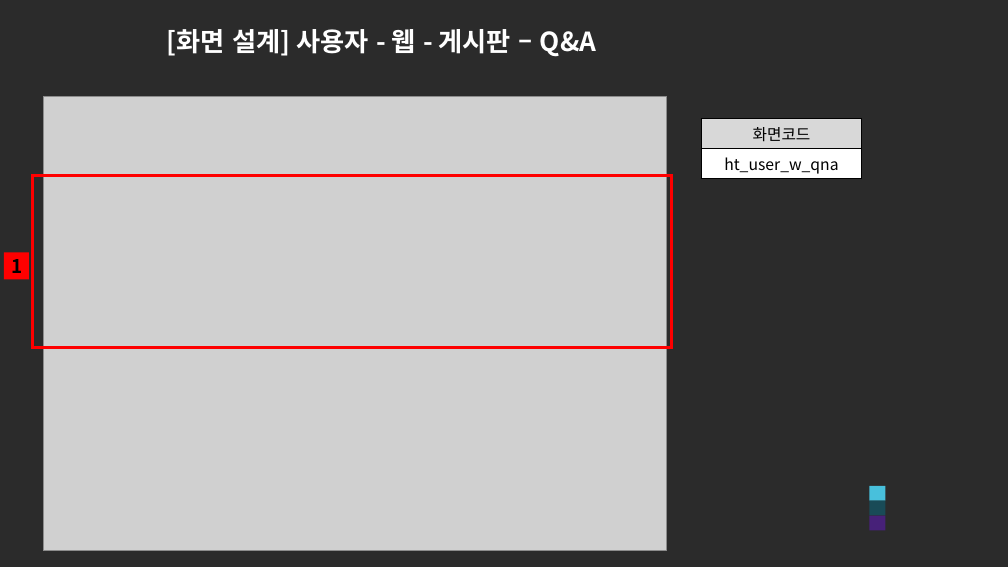
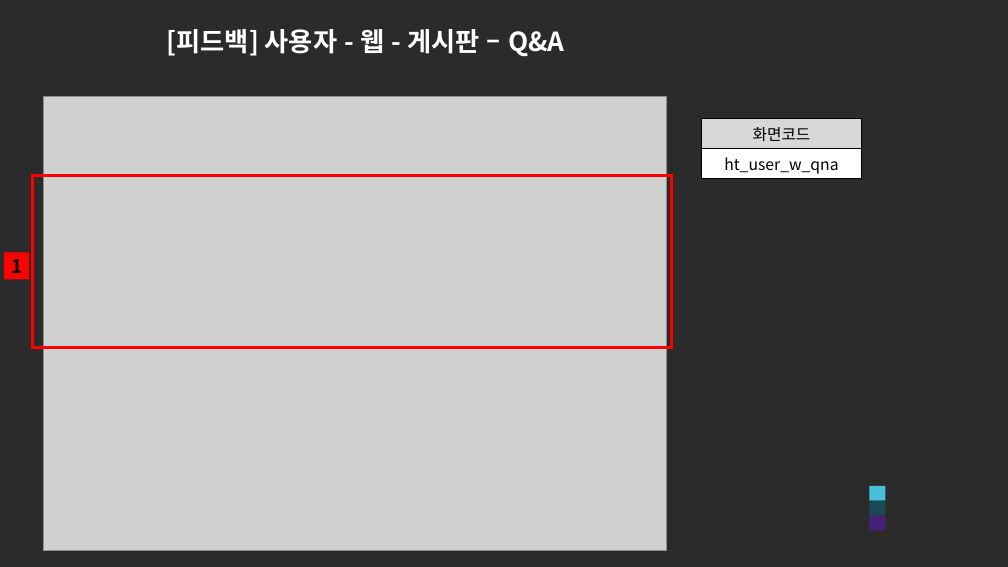
Before and after one commit to ezenteam2/e-Zone, a slide deck: slide 2 of 0 발표용 파워포인트/0424 4차발표/0424 project05 - 파워포인트 - 현태.pptx. Drawn at 1008x567 pixels with LibreOffice and Linux fonts; fonts in the diff are those of the drawing; grey boxes stand for pictures; background and template pictures are left out; a plain dark background stands for a picture behind light text. Boxes give left, top, right and bottom in pixels: in the first picture for what was removed or moved away, otherwise in the second. Text is boxed around its words. In the diff, an @@ line names an element or a change of style, - is before the commit and + after.

```diff
--- a/0 발표용 파워포인트/0424 4차발표/0424 project05 - 파워포인트 - 현태.pptx
+++ b/0 발표용 파워포인트/0424 4차발표/0424 project05 - 파워포인트 - 현태.pptx
@@ title at <box>167,29,564,57</box>: text changed @@
-[화면 설계] 사용자 - 웹 - 게시판 – Q&A
+[피드백] 사용자 - 웹 - 게시판 – Q&A
```
Also in this commit, not shown: 8 other slides changed, 2 slides removed.
